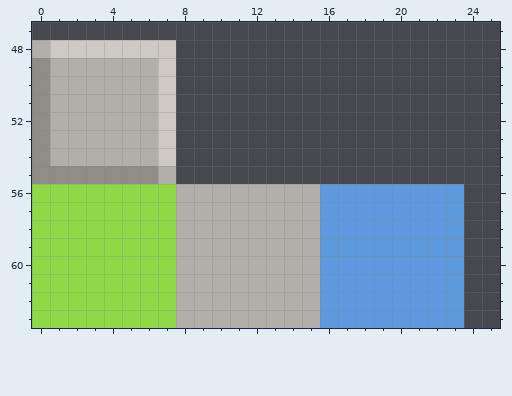
Two versions of one pixel-art sprite, Assets/Resources/tileset.png. The first picture shows the starting point.
Colours within 5 levels of each other are drawn and written as one. Shown: x 0..25, y 47..63.
Once edited:
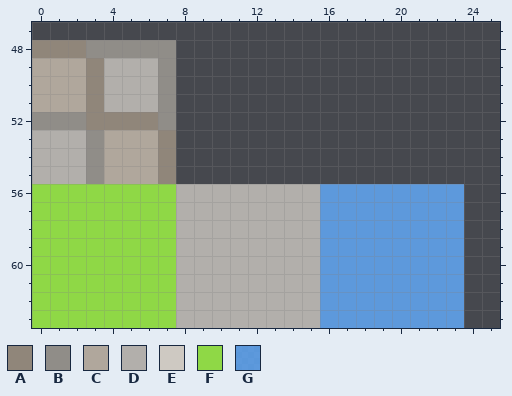
Palette (. is transparent): A #90867a  B #908d88  C #b0a79c  D #b2afab  E #cec9c2  F #8fd846  G #62adffcd
From old to new:
file 128x128 -> 64x64 pixels (blocks of 2x2 -> 1x1; one block is one cell here)
y 48: x 0..7 DEEEEEEE -> AAABBBBB
y 49..51: x 0..3 BDDD -> CCCA; x 7 E -> B
y 52: x 1..7 DDDDDDE -> BBAAAAB
y 53..54: x 0 B -> D; x 3..7 DDDDE -> BCCCA
y 55: x 0..2 BBB -> DDD; x 4..7 BBBD -> CCCA
